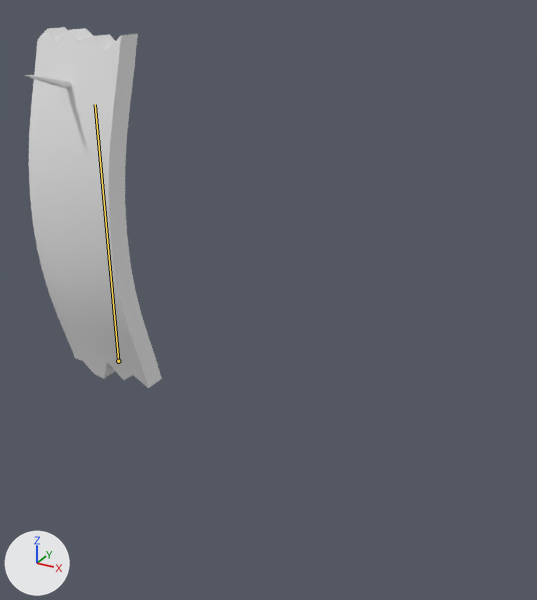
The FBX model BurdenOfChoices_Project/Assets/_BurdenOfChoices_Root/3D/Models/Characters/Weapons/SM_Tabla.fbx, before and after one commit.
Camera for both pictures: a 50 mm camera at (0.788, -1.082, 1.045) aimed at (0.297, -0.189, 0.598). The axes (+X, +Y, +Z) are drawn at lower left. The lights are the same throughout. The older version comes first. Both versions are drawn at frame 16 of the action 'Armature.002|WalkLegs'; the numbers are the values there. The bones that change, and the others that lie on the model, are drawn over the model as lines.

The first picture shows 'Tabla'.
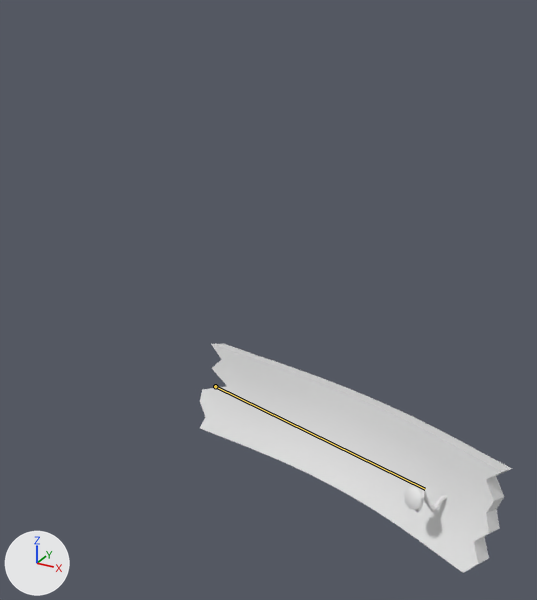
The edits, one by one:
Bone 'Bone' (bone_bone) moves from (0.0, 0.0, 0.0) to (0.129, -0.071, -0.11).
Bone 'Bone' (bone_bone) turns from (0, 0, 0) to (-14, 159, -95) degrees about its own x, y and z.

What differs and where, as boxes [x1, y1, x2, y2] in the pictures (537 x 600 px):
'Tabla', posed (128% wider, 36% shorter): before [26, 27, 162, 388]; after [200, 343, 512, 573]
bone 'Bone', root to tip: before (118, 361) to (95, 104); after (215, 386) to (425, 489)
